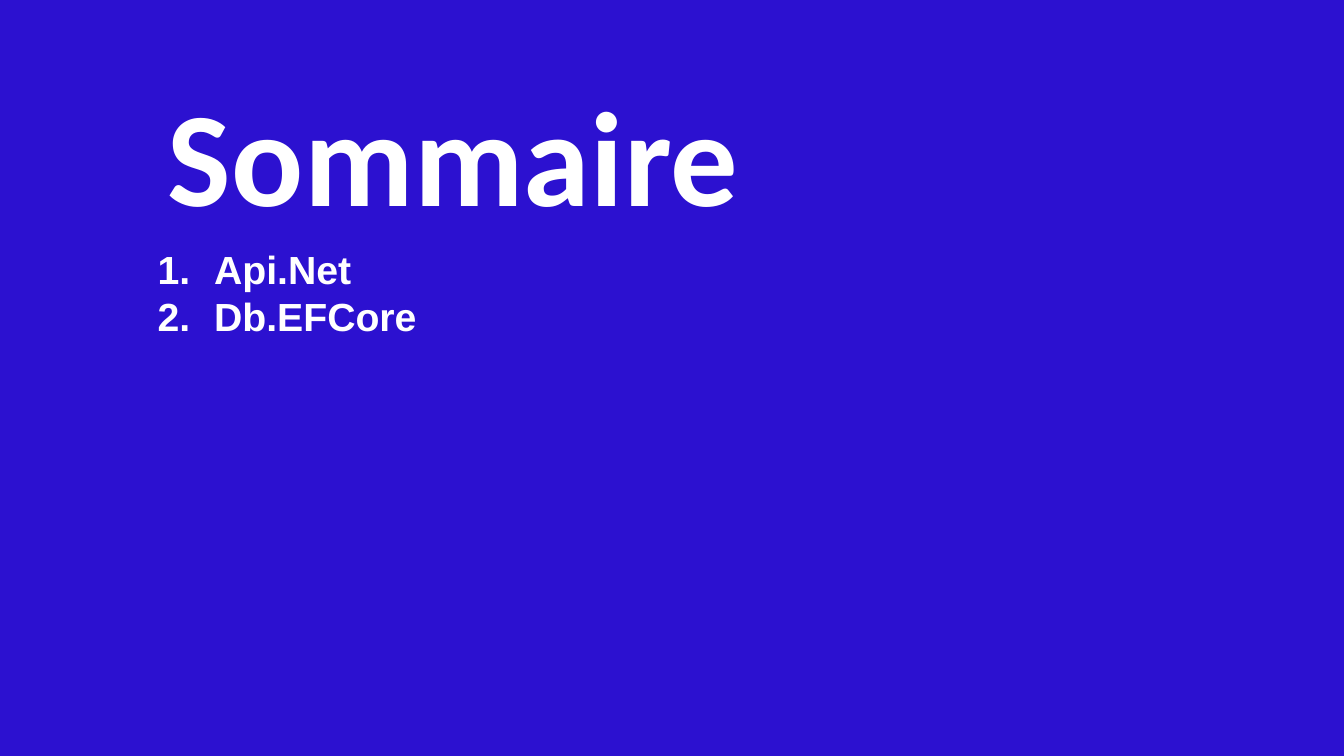
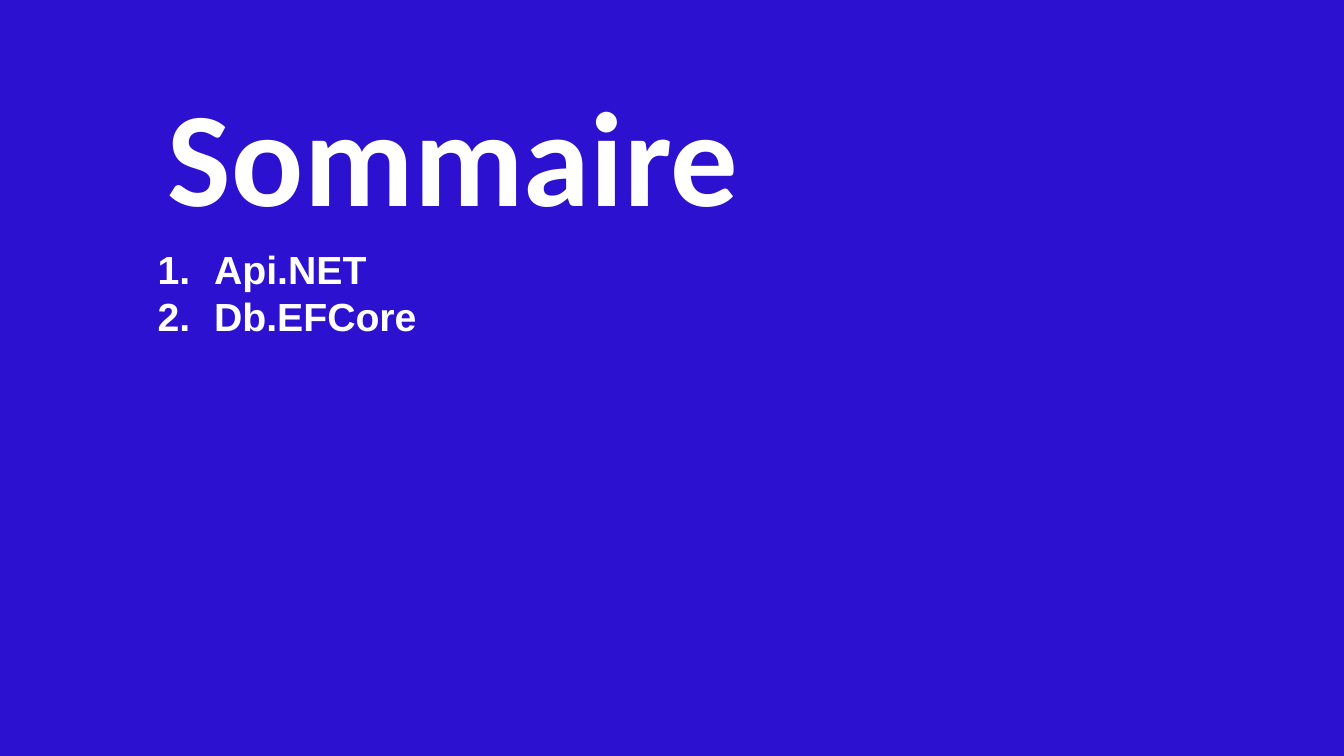
Before and after one commit to Winderbueno/_Doc, a slide deck: slide 2 of _Ref/Api.Net.pptx. Drawn at 1344x756 pixels with LibreOffice and Linux fonts; fonts in the diff are those of the drawing. Boxes give left, top, right and bottom in pixels: in the first picture for what was removed or moved away, otherwise in the second. Text is boxed around its words. In the diff, an @@ line names an element or a change of style, - is before the commit and + after.

```diff
--- a/_Ref/Api.Net.pptx
+++ b/_Ref/Api.Net.pptx
@@ text at [214,255,366,292]: text changed @@
-1. Api.Net
+1. Api.NET
```
Also in this commit, not shown: 1 other slide changed, 4 other files.
